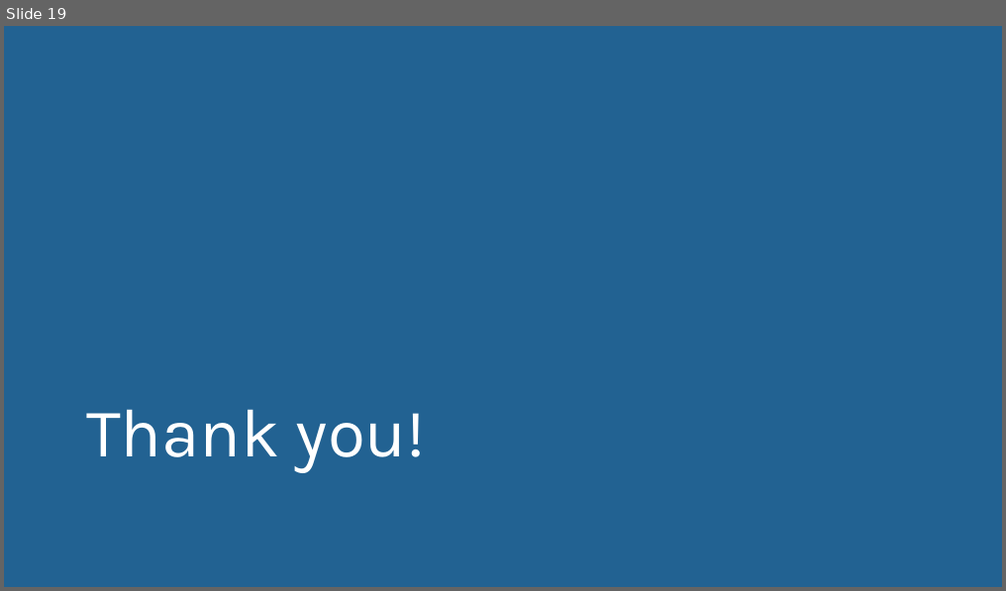
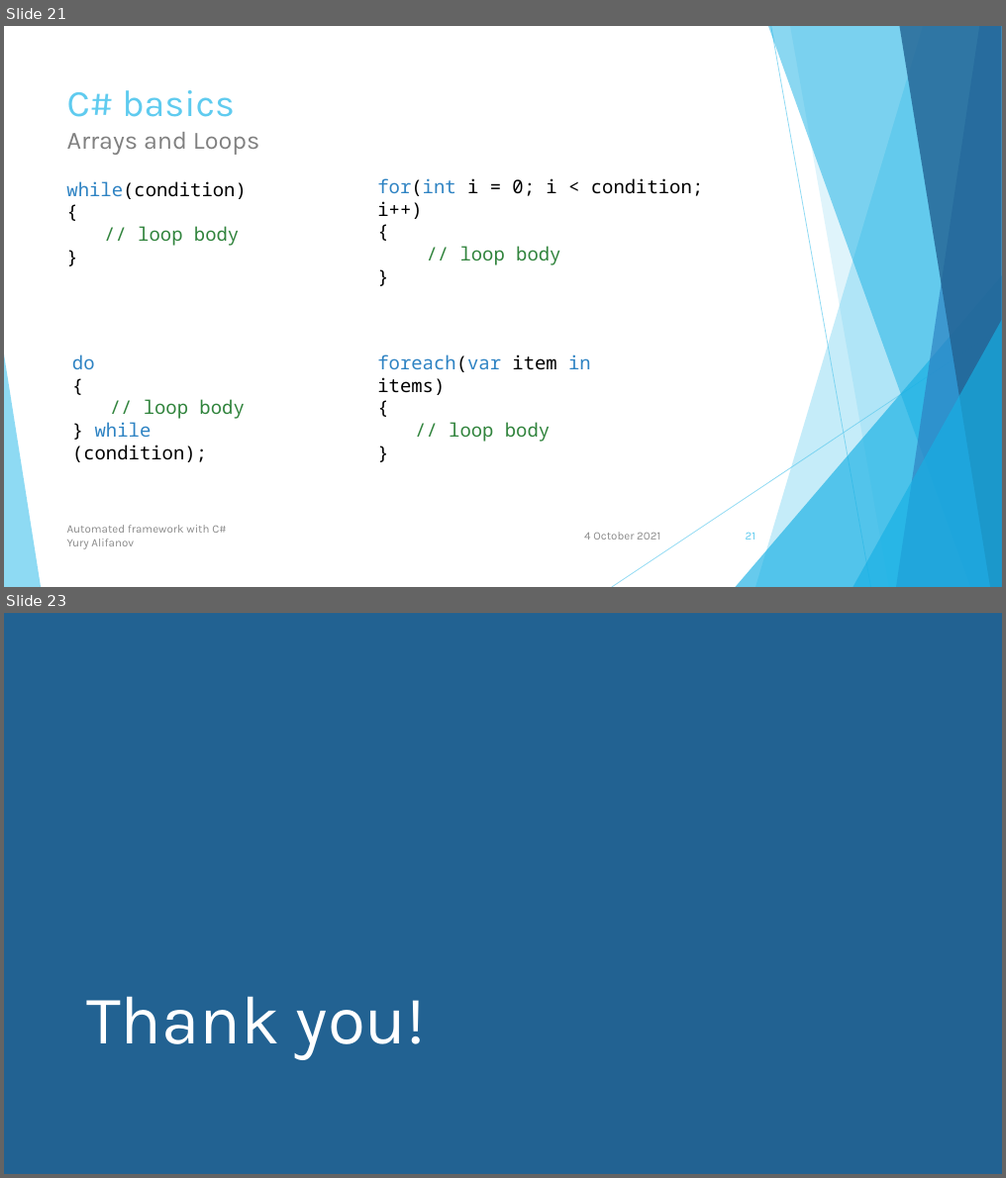
Before and after one commit to user-yalif/ITLeadersCourseAlifanov, a slide deck: Alifanov.ITLeadersCourse/Automated framework with C#.pptx. Shown one above the other, each under a label of ours: slide 19 before the commit, slides 21 and 23 after it; the slides between them are not shown. The pictures are 1006x591 and 1006x1178 pixels, drawn with LibreOffice and Linux fonts; fonts in the diff are those of the drawing. Boxes give left, top, right and bottom in pixels: in the first picture for what was removed or moved away, otherwise in the second. Text is boxed around its words. In the diff, an @@ line names an element or a change of style, - is before the commit and + after.

```diff
--- a/Alifanov.ITLeadersCourse/Automated framework with C#.pptx
+++ b/Alifanov.ITLeadersCourse/Automated framework with C#.pptx
@@ slide 21 added at <box>4,26,1002,587</box>, background #FFFFFF; not listed: 10 template elements that a slide beside it also shows @@
@@ title added at <box>67,90,259,155</box>, 24 pt, text #808080 @@
+C# basics
+Arrays and Loops
@@ text added at <box>66,181,246,246</box>, 18 pt, text #000000 @@
+while(condition)
+{
+// loop body
+}
@@ text added at <box>377,178,703,266</box>, 18 pt, text #000000 @@
+for(int i = 0; i < condition; i++)
+{
+// loop body
+}
@@ text added at <box>72,355,244,463</box>, 18 pt, text #000000 @@
+do
+{
+// loop body
+} while (condition);
@@ text added at <box>377,355,591,442</box>, 18 pt, text #000000 @@
+foreach(var item in items)
+{
+// loop body
+}
@@ text added at <box>67,525,226,550</box>, 11 pt, text #8C8C8C @@
+Automated framework with C#
+Yury Alifanov
@@ text added at <box>584,532,660,540</box>, 11 pt, text #8C8C8C @@
+4 October 2021
@@ page number added at <box>746,532,755,540</box>, 11 pt, text #5FCBEF @@
+21
@@ what was slide 19 is now slide 23 @@
```
Also in this commit, not shown: 11 slides changed, 3 other slides added, 5 other files.
